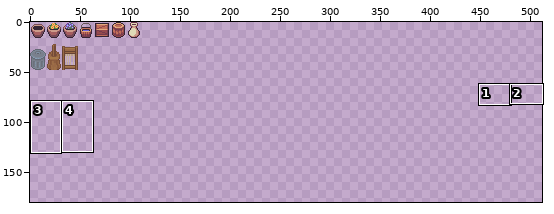
Two states of a sprite sheet, resources/textures/decorationsSheet.png. The first picture is a wide view before the edit; the outline marks the close-up.
Close-up. Before the commit:
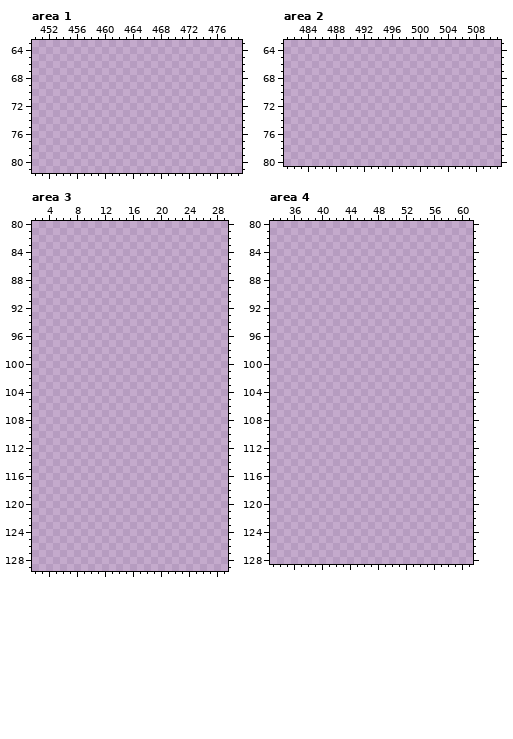
The file is 512x512 pixels. Colours within 5 levels of each other are drawn and written as one. Shown: area 1: x 450..479, y 63..81; area 2: x 481..511, y 63..80; area 3: x 2..29, y 80..129; area 4: x 33..61, y 80..128. The wide view leaves out empty margins. The commit also changed other parts of the picture, which this record leaves out.
Palette (. is transparent): 
The same view after the edit:
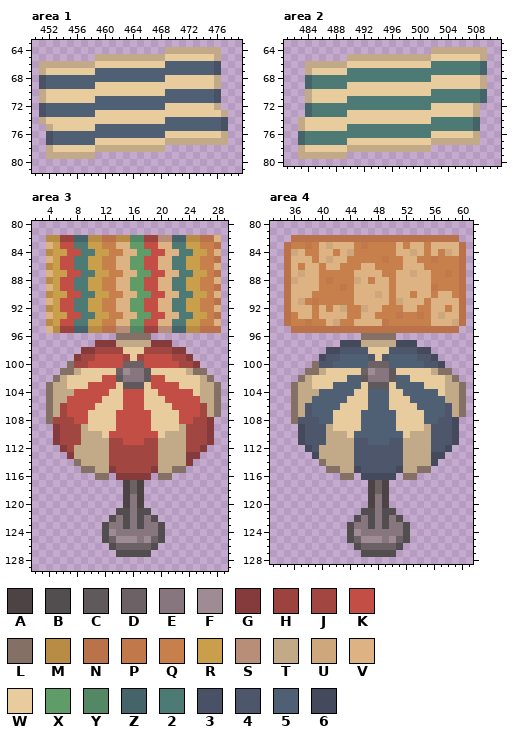
Colours new in this view: A #4d4344  B #524e50  C #60595c  D #6c6266  E #87767d  F #9e8b93  G #853b3b  H #9c423f  J #a24642  K #c24e46  L #857065  M #b98c46  N #ba724a  P #c1794c  Q #c77f4c  R #c99f4b  S #b88e79  T #c2a988  U #cfa77c  V #deb384  W #e8cc9e  X #609c67  Y #548763  Z #456469  2 #4e7a76  3 #485165  4 #4d566b  5 #4f5f74  6 #44495c
Change:
Area 1:
y 64: x 469..476 ........ -> TTTTTTTT
y 65: x 459..476 .................. -> TTTTTTTTTTWWWWWWWT
y 66: x 451..476 .......................... -> TTTTTTTTWWWWWWWWWW55555553
y 67: x 451..476 .......................... -> TWWWWWWW555555555555555553
y 68: x 451..476 .......................... -> 355555555555555555WWWWWWWT
y 69: x 451..476 .......................... -> 35555555WWWWWWWWWWWWWWWWWT
y 70: x 451..476 .......................... -> TWWWWWWWWWWWWWWWWW55555553
y 71: x 451..476 .......................... -> TWWWWWWW555555555555555553
y 72: x 451..476 .......................... -> 355555555555555555WWWWWWWT
y 73: x 451..477 ........................... -> 35555555WWWWWWWWWWWWWWWWWWT
y 74: x 451..477 ........................... -> TWWWWWWWWWWWWWWWWW555555553
y 75: x 452..477 .......................... -> TWWWWWW5555555555555555553
y 76: x 452..477 .......................... -> 35555555555555555WWWWWWWWT
y 77: x 452..477 .......................... -> 3555555WWWWWWWWWWTTTTTTTTT
y 78: x 452..468 ................. -> TWWWWWWTTTTTTTTTT
y 79: x 452..458 ....... -> TTTTTTT
Area 2:
y 64: x 502..509 ........ -> TTTTTTTT
y 65: x 490..509 .................... -> TTTTTTTTTTTTWWWWWWWT
y 66: x 484..509 .......................... -> TTTTTTWWWWWWWWWWWW2222222Z
y 67: x 484..509 .......................... -> TWWWWW2222222222222222222Z
y 68: x 484..509 .......................... -> Z22222222222222222WWWWWWWT
y 69: x 484..509 .......................... -> Z22222WWWWWWWWWWWWWWWWWWWT
y 70: x 484..509 .......................... -> TWWWWWWWWWWWWWWWWW2222222Z
y 71: x 484..509 .......................... -> TWWWWW2222222222222222222Z
y 72: x 484..508 ......................... -> Z22222222222222222WWWWWWT
y 73: x 484..508 ......................... -> Z22222WWWWWWWWWWWWWWWWWWT
y 74: x 483..508 .......................... -> TWWWWWWWWWWWWWWWWWW222222Z
y 75: x 483..508 .......................... -> TWWWWWW222222222222222222Z
y 76: x 483..508 .......................... -> Z222222222222222222WWWWWWT
y 77: x 483..508 .......................... -> Z222222WWWWWWWWWWWWTTTTTTT
y 78: x 483..501 ................... -> TWWWWWWTTTTTTTTTTTT
y 79: x 483..489 ....... -> TTTTTTT
Area 3:
y 82: x 4..28 ......................... -> MMHHZZMMNNMMYYHHSSZZMMNNV
y 83: x 4..28 ......................... -> VRKK22RRQQVVXXKKVV22RRQQN
y 84: x 4..28 ......................... -> MRRKK22RRQQVVXXKKVV22RRQV
y 85: x 4..28 ......................... -> VRKK22RRQQVVXXKKVV22RRQQN
y 86: x 4..28 ......................... -> MRKK22RRQQVVXXKKVV22RRQQV
y 87: x 4..28 ......................... -> VRRKK22RRQQVVXXKKVV22RRQN
y 88: x 4..28 ......................... -> MRKK22RRQQVVXXKKVV22RRQQV
y 89: x 4..28 ......................... -> VRKK22RRQQVVXXKKVV22RRQQN
y 90: x 4..28 ......................... -> MRRKK22RRQQVVXXKKVV22RRQV
y 91: x 4..28 ......................... -> VRKK22RRQQVVXXKKVV22RRQQN
y 92: x 4..28 ......................... -> MRKK22RRQQVVXXKKVV22RRQQV
y 93: x 4..28 ......................... -> VRRKK22RRQQVVXXKKVV22RRQN
y 94: x 4..28 ......................... -> MRKK22RRQQVVXXKKVV22RRQQV
y 95: x 4..28 ......................... -> VMHHZZMMNNSSYYHHSSZZMMNNN
y 96: x 14..18 ..... -> LLLLL
y 97: x 11..21 ........... -> GGGTTTTTGGG
y 98: x 9..23 ............... -> GGJJJJWWWJJJJGG
y 99: x 8..24 ................. -> GJJKKKKJWJKKKKJJG
y 100: x 7..25 ................... -> LJJKKKKKDDDKKKKKJJG
y 101: x 6..26 ..................... -> LLTWWWWWDFEECWWWWWTLL
y 102: x 5..27 ....................... -> LTWWWWWKKCEEECKKWWWWWTL
y 103: x 4..28 ......................... -> LTTWWWKKKKWCCCWKKKKWWWTTL
y 104: x 4..28 ......................... -> LTTTKKKKKWWKKKWWKKKKKWTTL
y 105: x 4..28 ......................... -> LTTKKKKKWWWKKKWWWKKKKKTTL
y 106: x 4..28 ......................... -> LTJKKKKWWWWKKKWWWWKKKKJTL
y 107: x 4..28 ......................... -> LTJKKKWWWWKKKKKWWWWKKKJTL
y 108: x 4..27 ........................ -> LJJJKKWWWWKKKKKWWWWKKJJG
y 109: x 5..27 ....................... -> GJJJTWWWWKKKKKWWWWTJJJG
y 110: x 5..27 ....................... -> GJJJTTTWKKKKKKKWTTTJJJG
y 111: x 5..27 ....................... -> GJJJTTTTJJKKKJJTTTTJJJG
y 112: x 6..26 ..................... -> GJTTTTTJJJJJJJTTTTJJG
y 113: x 7..25 ................... -> GTTTTTJJJJJJJTTTTGG
y 114: x 8..24 ................. -> LTTTTJJJJJJJTTTTG
y 115: x 9..23 ............... -> LLTTGJJJJJGTTLL
y 116: x 11..12 .. -> LL; x 14..18 ..... -> GGGGG; x 20..21 .. -> LL
y 117..118: x 15..17 ... -> ADA
y 119..120: x 15..17 ... -> AEA
y 121: x 14..18 ..... -> BBEBB
y 122: x 13..19 ....... -> BEBEBEB
y 123: x 12..20 ......... -> BEEBEBEEB
y 124: x 12..20 ......... -> BFEEEEEEB
y 125: x 12..20 ......... -> BDFFFEFDB
y 126: x 13..19 ....... -> BDDDDDB
y 127: x 14..18 ..... -> BBBBB
Area 4:
y 82: x 36..59 ........................ -> NNNNNNNNNNNNNNNNNNNNNNNN
y 83: x 35..60 .......................... -> NQQPQVUVVVQPQQQQVQVVQVVVVN
y 84: x 35..60 .......................... -> NUVQQVVQVUQQQQQQVVUVQVQUVN
y 85: x 35..60 .......................... -> NVVVQVUVVQQQQQPQQVVQQPQQQN
y 86: x 35..60 .......................... -> NVQVVQVVQQQVVQQQQVVVQQQQQN
y 87: x 35..60 .......................... -> NVUVVQQQQQVVVVQQVVUVVQQPQN
y 88: x 35..60 .......................... -> NUVVVQPQQQUVQVVQVVVVVQQQQN
y 89: x 35..60 .......................... -> NVVVVQQQPQVVVVVQVVVVVPQQQN
y 90: x 35..60 .......................... -> NVVVQQQQQQVVVUVQVVQVVQVVQN
y 91: x 35..60 .......................... -> NVUQPQQQQQVVVVVQUVVVQVVVVN
y 92: x 35..60 .......................... -> NVVVQVQVUQQUVVQQQVVQQVVQVN
y 93: x 35..60 .......................... -> NQVVQVVVVQQVVQQQPQQPQVUVVN
y 94: x 35..60 .......................... -> NQQPQQVUQQVVVVPQQQQQQVVVUN
y 95: x 36..59 ........................ -> NNNNNNNNNNNNNNNNNNNNNNNN
y 96: x 46..50 ..... -> LLLLL
y 97: x 43..53 ........... -> 666TTTTT666
y 98: x 41..55 ............... -> 664444WWW444466
y 99: x 40..56 ................. -> 64455554W45555446
y 100: x 39..57 ................... -> L4455555DDD55555446
y 101: x 38..58 ..................... -> LLTWWWWWDFEECWWWWWTLL
y 102: x 37..59 ....................... -> LTWWWWW55CEEEC55WWWWWTL
y 103: x 36..60 ......................... -> LTTWWW5555WCCCW5555WWWTTL
y 104: x 36..60 ......................... -> LTTT55555WW555WW55555WTTL
y 105: x 36..60 ......................... -> LTT55555WWW555WWW55555TTL
y 106: x 36..60 ......................... -> LT45555WWWW555WWWW55554TL
y 107: x 36..60 ......................... -> LT4555WWWW55555WWWW5554TL
y 108: x 36..59 ........................ -> L44455WWWW55555WWWW55446
y 109: x 37..59 ....................... -> 6444TWWWW55555WWWWT4446
y 110: x 37..59 ....................... -> 6444TTTW5555555WTTT4446
y 111: x 37..59 ....................... -> 6444TTTT4455544TTTT4446
y 112: x 38..58 ..................... -> 64TTTTT4444444TTTT446
y 113: x 39..57 ................... -> 6TTTTT4444444TTTT66
y 114: x 40..56 ................. -> LTTTT4444444TTTT6
y 115: x 41..55 ............... -> LLTT6444446TTLL
y 116: x 43..44 .. -> LL; x 46..50 ..... -> 66666; x 52..53 .. -> LL
y 117..118: x 47..49 ... -> ADA
y 119..120: x 47..49 ... -> AEA
y 121: x 46..50 ..... -> BBEBB
y 122: x 45..51 ....... -> BEBEBEB
y 123: x 44..52 ......... -> BEEBEBEEB
y 124: x 44..52 ......... -> BFEEEEEEB
y 125: x 44..52 ......... -> BDFFFEFDB
y 126: x 45..51 ....... -> BDDDDDB
y 127: x 46..50 ..... -> BBBBB
